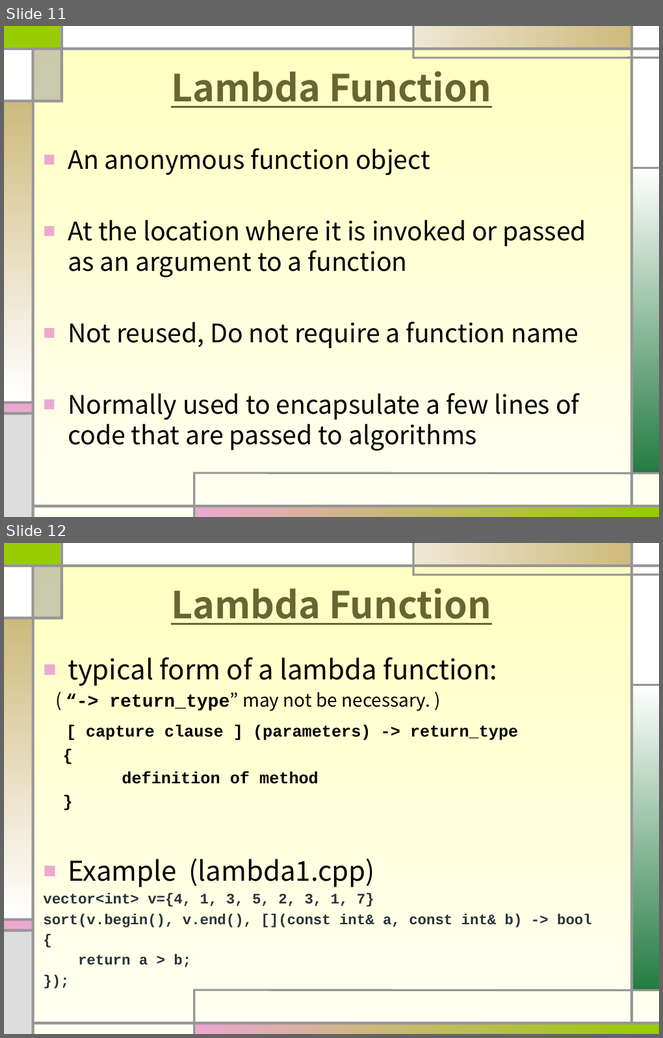
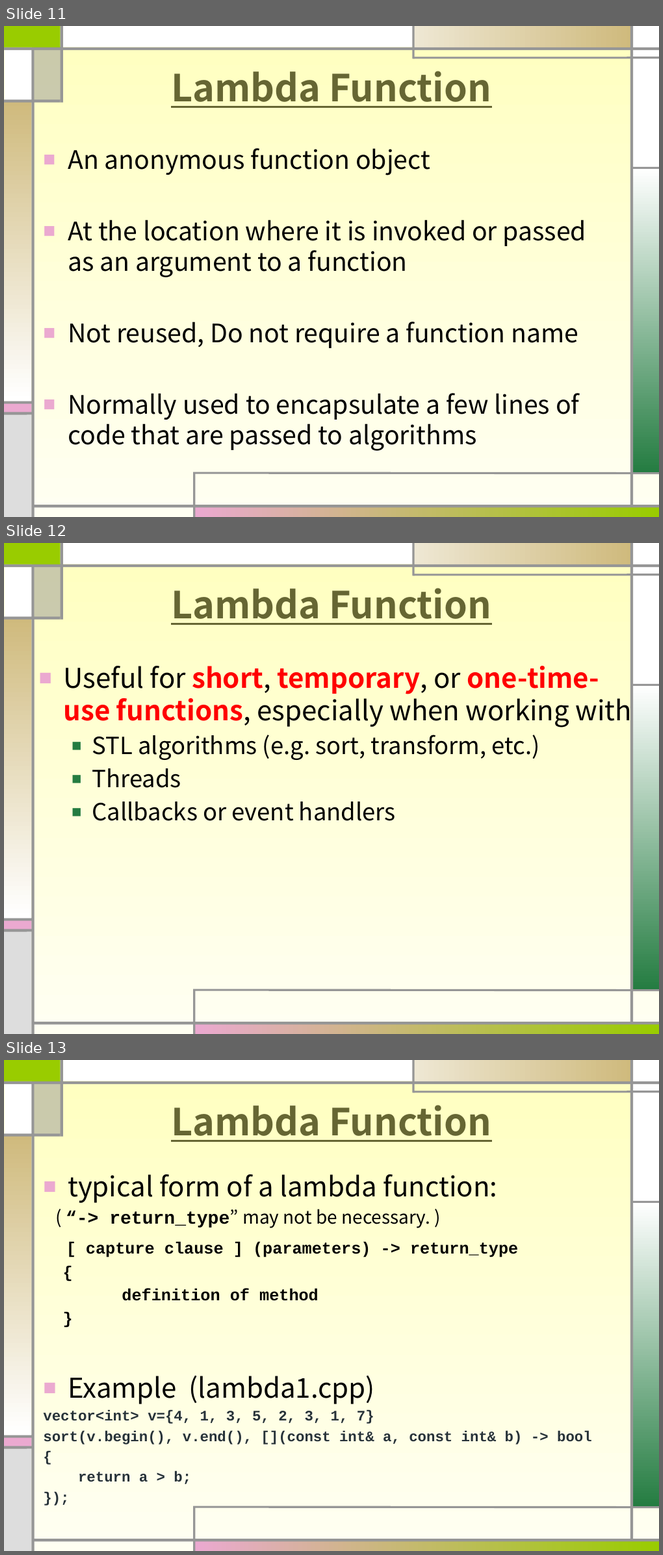
Before and after one commit to sohnbong/oop25, a slide deck: OOP07-4.pptx. Shown one above the other, each under a label of ours: slides 11 and 12 before the commit, slides 11, 12 and 13 after it. The pictures are 663x1038 and 663x1555 pixels, drawn with LibreOffice and Linux fonts; fonts in the diff are those of the drawing. Boxes give left, top, right and bottom in pixels: in the first picture for what was removed or moved away, otherwise in the second. Text is boxed around its words. In the diff, an @@ line names an element or a change of style, - is before the commit and + after.

```diff
--- a/OOP07-4.pptx
+++ b/OOP07-4.pptx
@@ slide 12 added at bbox=[4, 543, 659, 1034], background gradient #FFFFBF to #FFFFF2; not listed: 24 template elements that a slide beside it also shows @@
@@ title added at bbox=[171, 588, 492, 625], 41 pt, text #666633, bold, underline @@
+Lambda Function
@@ text added at bbox=[64, 666, 631, 821], 30 pt, text #000000 @@
+■ Useful for short, temporary, or one-time-use functions, especially when working with
+  ■ STL algorithms (e.g. sort, transform, etc.)
+  ■ Threads
+  ■ Callbacks or event handlers
@@ what was slide 12 is now slide 13 @@
```
